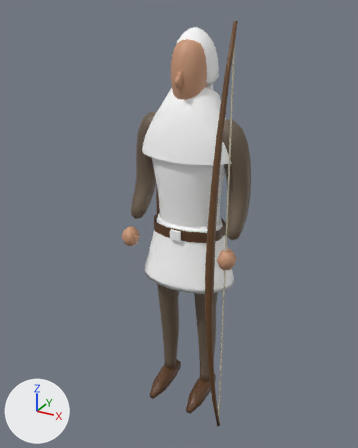
One commit to the glTF model game/assets/models/battle/archer_0.glb: the scene before it, then after it.
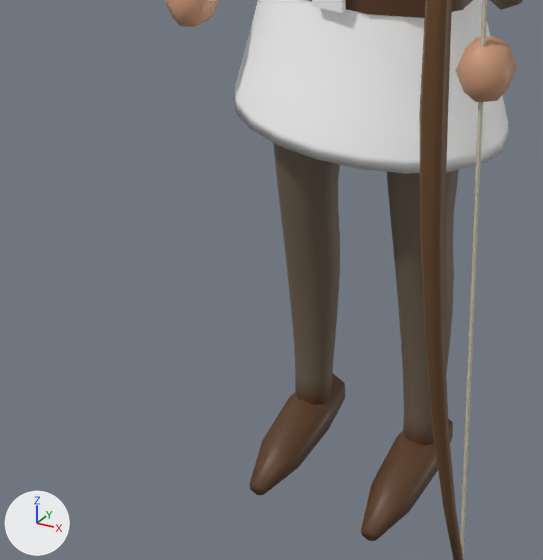
Each version is shown whole from a camera (50 mm lens) standing at (0.992, -1.903, 1.899) and looking at (0.083, -0.251, 1.073), then close up on the part from 19% to 68% of the width and 53% to 94% of the height. Lighting does not change. The marker at lower left points along +X, +Y and +Z. The first two pictures are the older version. Vertices at exactly the same position are counted once.

The first close-up shows 'archer_0'.
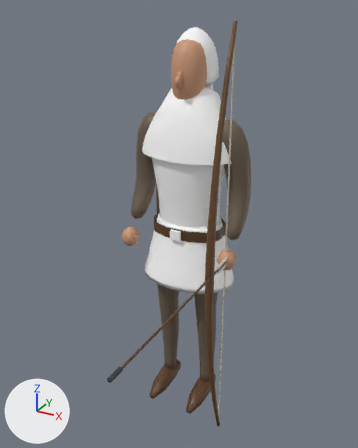
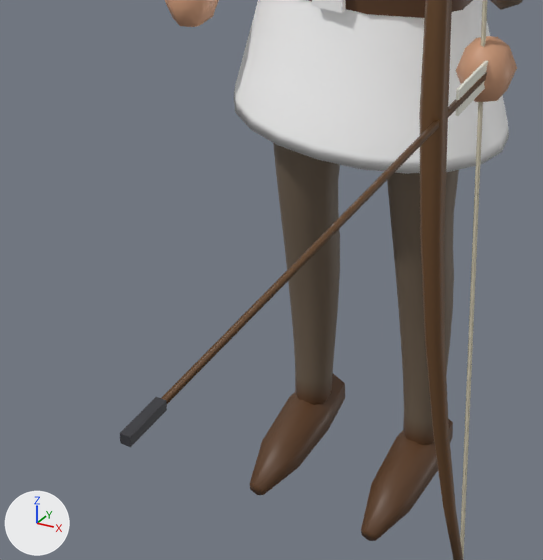
Location of each change, [x1, y1, x2, y2] in pixels of the close-ups (543 x 560 px):
'archer_0', reshaped
    before: [165, 0, 523, 560]
    after: [120, 0, 523, 560]
part 1 of me_archer_0_piece_001, added
    after: [120, 397, 167, 447]
part 2 of me_archer_0_piece_001, added
    after: [455, 61, 488, 116]
part 3 of me_archer_0_piece_001, built on
    before: [460, 0, 488, 560]
    after: [161, 0, 488, 560]

The edits, one by one:
me_archer_0_piece_001 is used by ob_archer_0; location (0.0, 0.0, 0.0).
me_archer_0_piece_001 had 2135 vertices, 4092 faces and spanned x -0.29..0.29, y -0.32..0.23, z -0.05..1.85.
me_archer_0_piece_001 now has 2160 vertices, 4130 faces and spans x -0.29..0.29, y -1.0..0.23, z -0.05..1.85.
me_archer_0_piece_001 part 1: a new loose piece, a box spanning x 0.256..0.268, y -1.0..-0.94, z 0.894..0.906, in mat_defaultmaterial.
me_archer_0_piece_001 part 2: a new loose piece, a box spanning x 0.26..0.264, y -0.25..-0.15, z 0.88..0.92, in mat_defaultmaterial.
Part 3, on me_archer_0_piece_001:
6 faces are deleted.
9 vertices are added at x 0.25..0.26, y -0.94..-0.14, z 0.89..0.91.
20 new faces join them.
